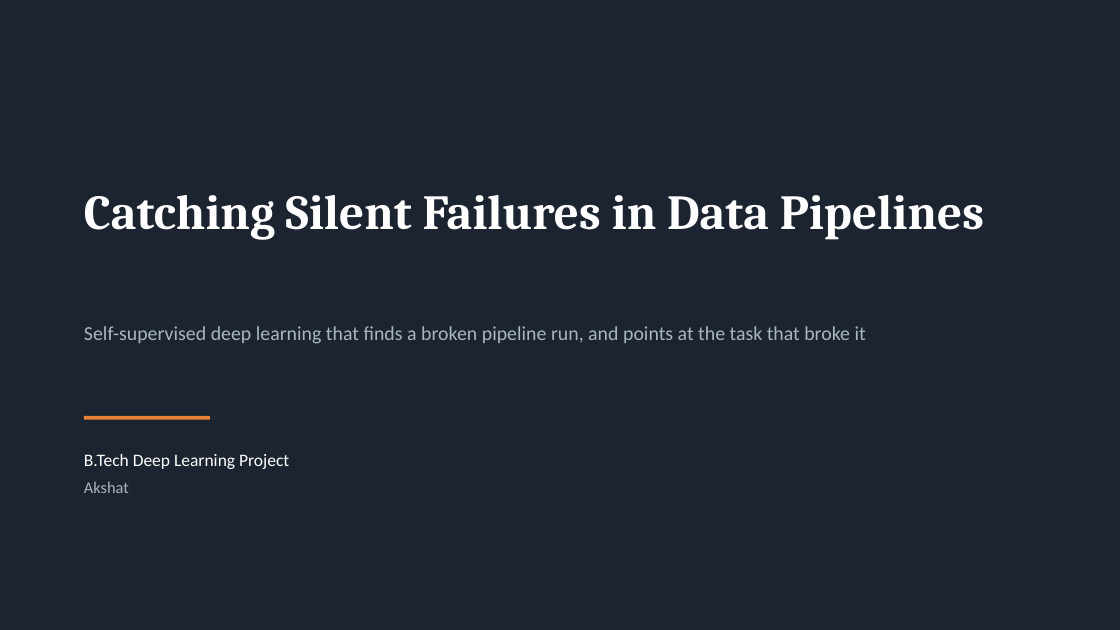
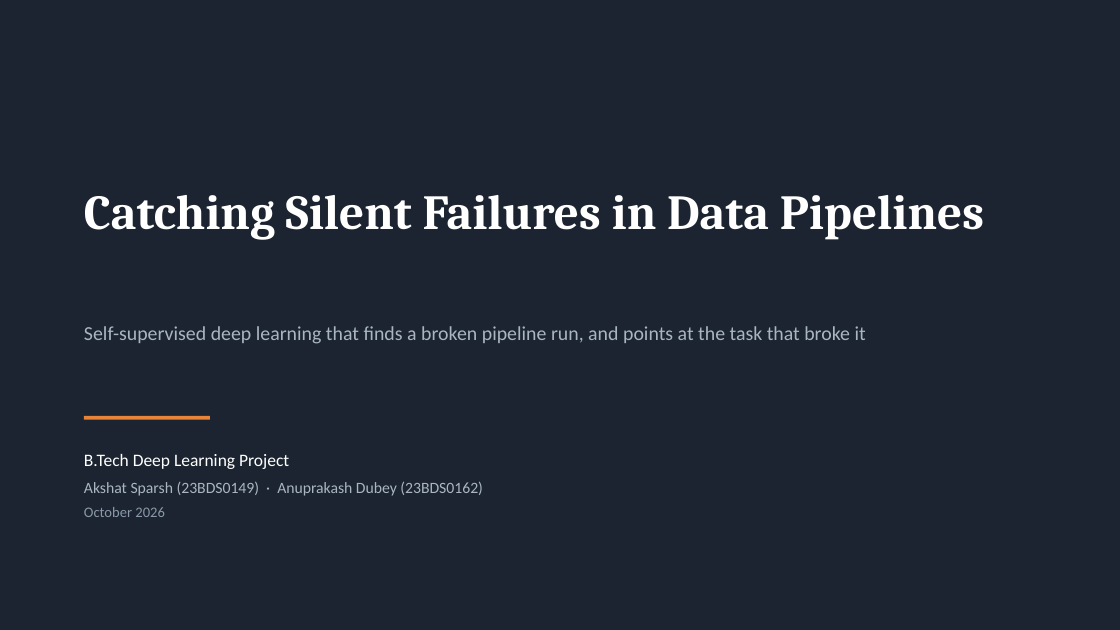
Before and after one commit to AKSHATSPAR/ssl-etl-error-detection, a slide deck: slide 1 of artifacts/slides/ETL_Project_Viva.pptx. Drawn at 1120x630 pixels with LibreOffice and Linux fonts; fonts in the diff are those of the drawing. Boxes give left, top, right and bottom in pixels: in the first picture for what was removed or moved away, otherwise in the second. Text is boxed around its words. In the diff, an @@ line names an element or a change of style, - is before the commit and + after.

Commit message:
Both authors and the correct date on every artifact
Akshat Sparsh (23BDS0149) and Anuprakash Dubey (23BDS0162), October 2026. The
covers of the report, the literature review and both decks carried a single
first name and a date two months stale.

The speaking script's partner was written as a placeholder X throughout, since
the name was not known when it was drafted. All fifteen occurrences are now
Anuprakash, and the two lines that read awkwardly once a real name was in them
have been rewritten rather than left as a mechanical substitution.

Adding the byline to the markdown shifted the title block from four lines to
eight, so the build scripts that strip it had to move with it. Without that the
names would have appeared twice, once on the title page from the metadata and
once at the top of the body. Verified by counting occurrences in the packed XML:
exactly one each.

```diff
--- a/artifacts/slides/ETL_Project_Viva.pptx
+++ b/artifacts/slides/ETL_Project_Viva.pptx
@@ text at box(84, 482, 483, 517): text changed; size 14 to 13.5 pt @@
-Akshat
+Akshat Sparsh (23BDS0149) · Anuprakash Dubey (23BDS0162)
+October 2026
```
Also in this commit, not shown: 13 other files.
